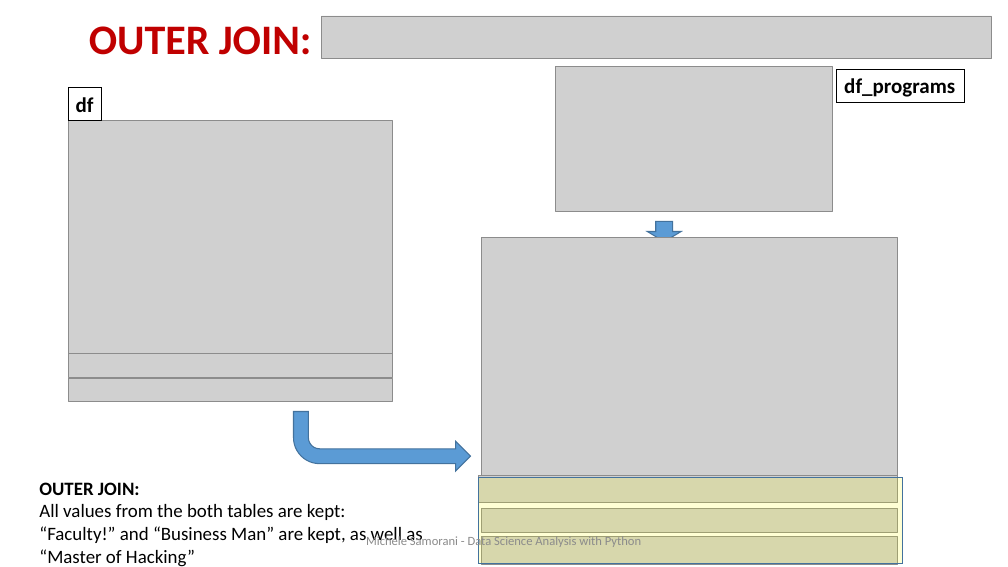
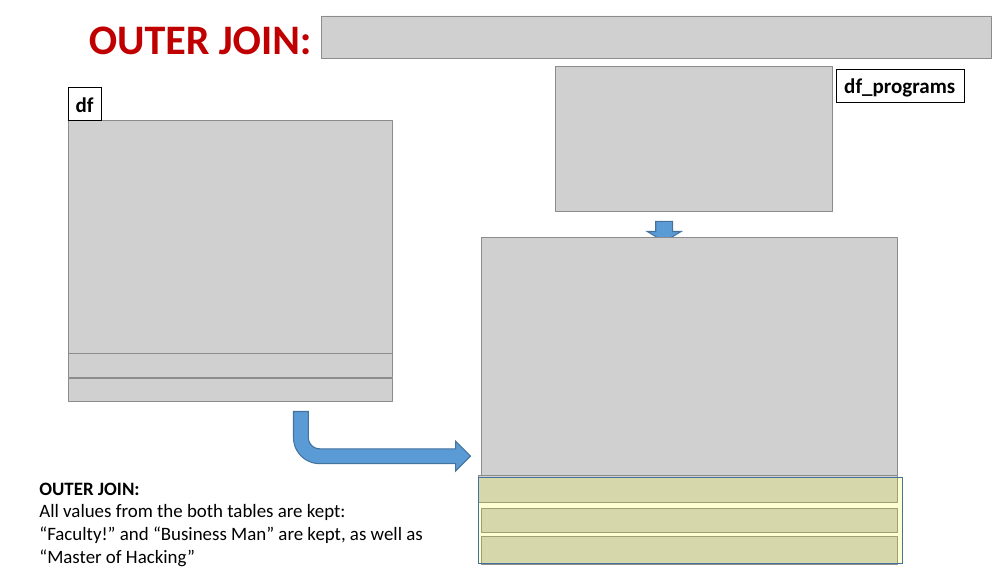
Before and after one commit to samorani/Data-Science-Analysis-with-Python, a slide deck: slide 13 of Module 7 -- merge/Module 7 merge.pptx. Drawn at 1008x567 pixels with LibreOffice and Linux fonts; fonts in the diff are those of the drawing; grey boxes stand for pictures. Boxes give left, top, right and bottom in pixels: in the first picture for what was removed or moved away, otherwise in the second. Text is boxed around its words. In the diff, an @@ line names an element or a change of style, - is before the commit and + after.

```diff
--- a/Module 7 -- merge/Module 7 merge.pptx
+++ b/Module 7 -- merge/Module 7 merge.pptx
@@ text removed at (x1=366, y1=535, x2=641, y2=549) @@
-Michele Samorani - Data Science Analysis with Python
```
Also in this commit, not shown: 3 other slides changed, 1 other file.
